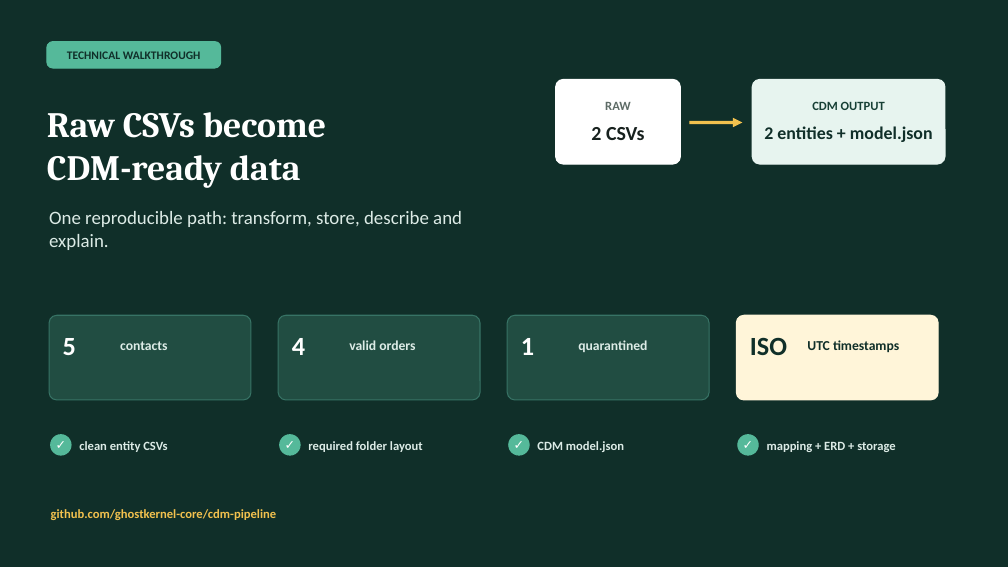
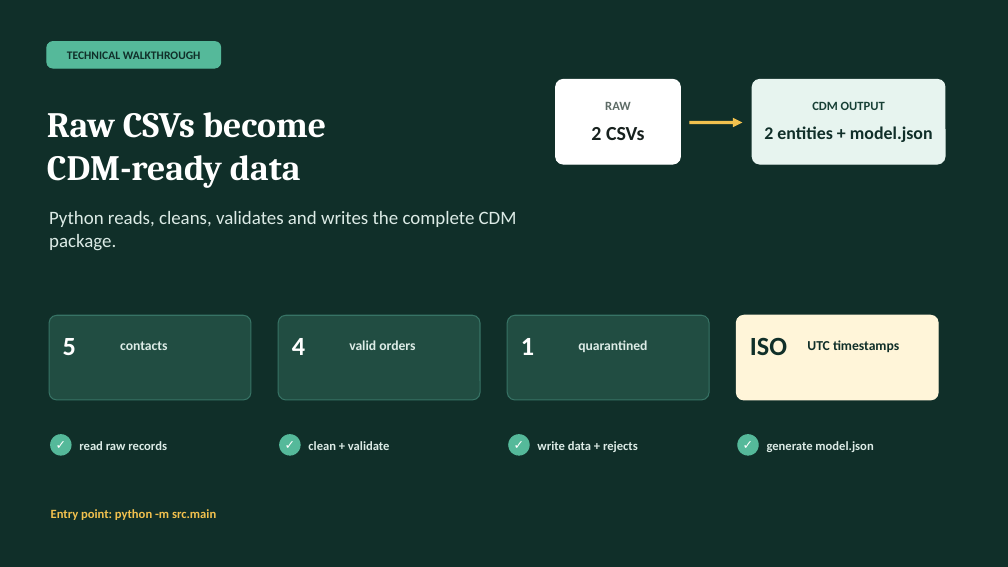
Before and after one commit to ghostkernel-core/cdm-pipeline, a slide deck: slide 1 of docs/CDM-pipeline-technical-walkthrough.pptx. Drawn at 1008x567 pixels with LibreOffice and Linux fonts; fonts in the diff are those of the drawing. Boxes give left, top, right and bottom in pixels: in the first picture for what was removed or moved away, otherwise in the second. Text is boxed around its words. In the diff, an @@ line names an element or a change of style, - is before the commit and + after.

Commit message:
Focus the walkthrough on the Python ETL

```diff
--- a/docs/CDM-pipeline-technical-walkthrough.pptx
+++ b/docs/CDM-pipeline-technical-walkthrough.pptx
@@ text at (x1=49, y1=211, x2=517, y2=251): text changed @@
-One reproducible path: transform, store, describe and explain.
+Python reads, cleans, validates and writes the complete CDM package.
@@ text at (x1=79, y1=441, x2=167, y2=450): text changed @@
-clean entity CSVs
+read raw records
@@ text at (x1=308, y1=441, x2=390, y2=450): text changed @@
-required folder layout
+clean + validate
@@ text at (x1=537, y1=441, x2=638, y2=452): text changed @@
-CDM model.json
+write data + rejects
@@ text at (x1=767, y1=441, x2=873, y2=452): text changed @@
-mapping + ERD + storage
+generate model.json
@@ text at (x1=51, y1=509, x2=216, y2=520): text changed @@
-github.com/ghostkernel-core/cdm-pipeline
+Entry point: python -m src.main
```
Also in this commit, not shown: 1 slide added, 1 slide removed, 1 other file.
